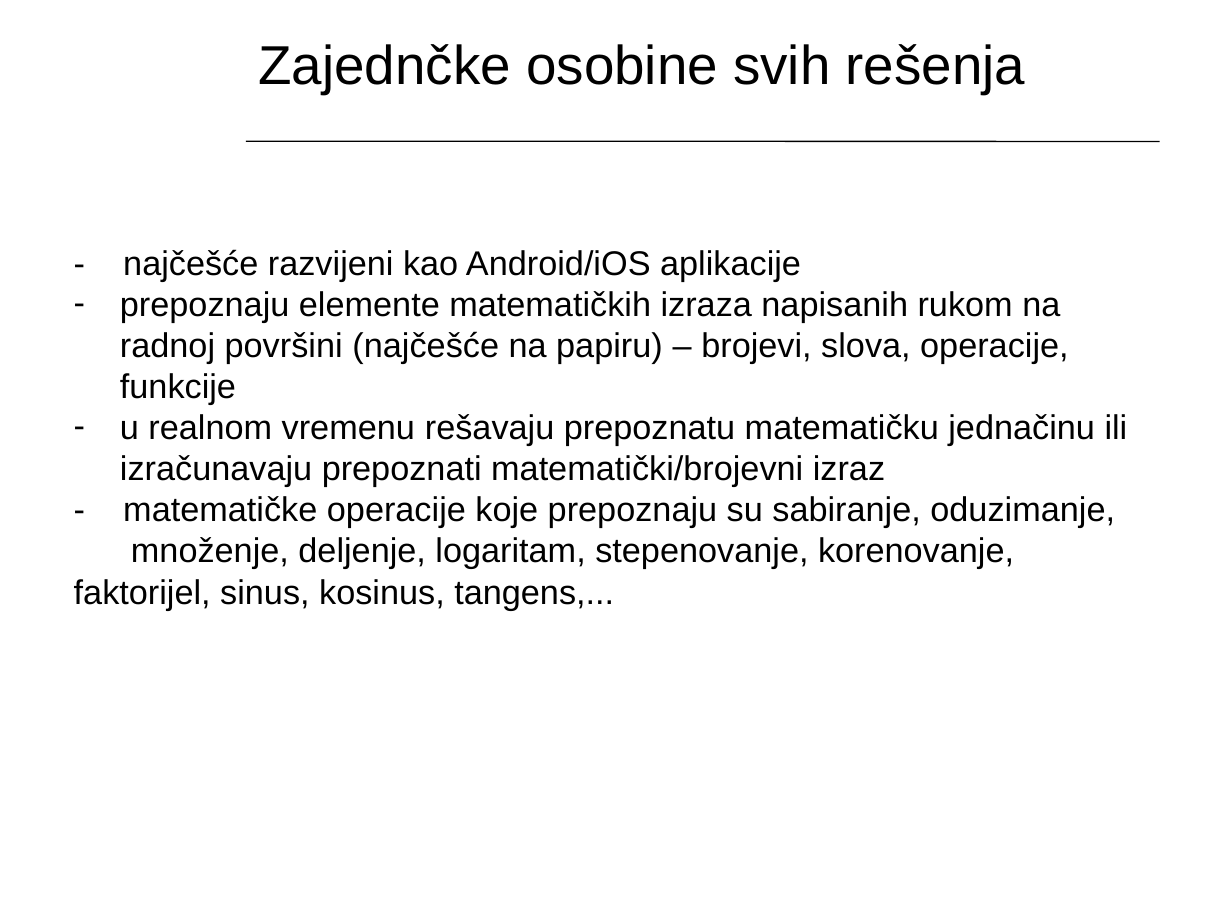
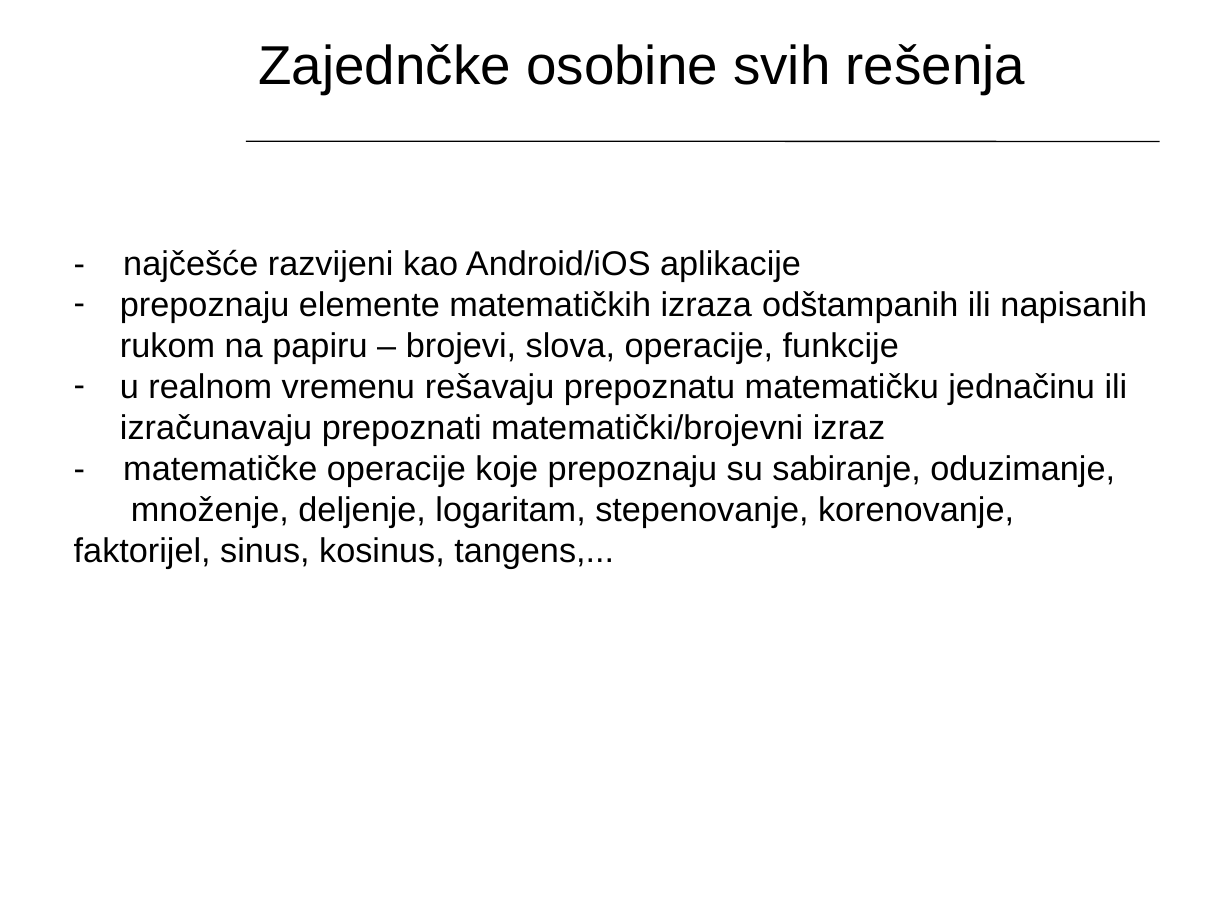
Before and after one commit to nenadrad/softProjekat, a slide deck: slide 7 of softProjekat.pptx (slide 4 before the commit). Drawn at 1232x924 pixels with LibreOffice and Linux fonts; fonts in the diff are those of the drawing; background and template pictures are left out. Boxes give left, top, right and bottom in pixels: in the first picture for what was removed or moved away, otherwise in the second. Text is boxed around its words. In the diff, an @@ line names an element or a change of style, - is before the commit and + after.

```diff
--- a/softProjekat.pptx
+++ b/softProjekat.pptx
@@ text at [120, 291, 1147, 364]: text changed @@
-– prepoznaju elemente matematičkih izraza napisanih rukom na radnoj površini (najčešće na papiru) – brojevi, slova, operacije, funkcije
+– prepoznaju elemente matematičkih izraza odštampanih ili napisanih rukom na papiru – brojevi, slova, operacije, funkcije
```
Also in this commit, not shown: 3 other slides changed, 8 slides added.
